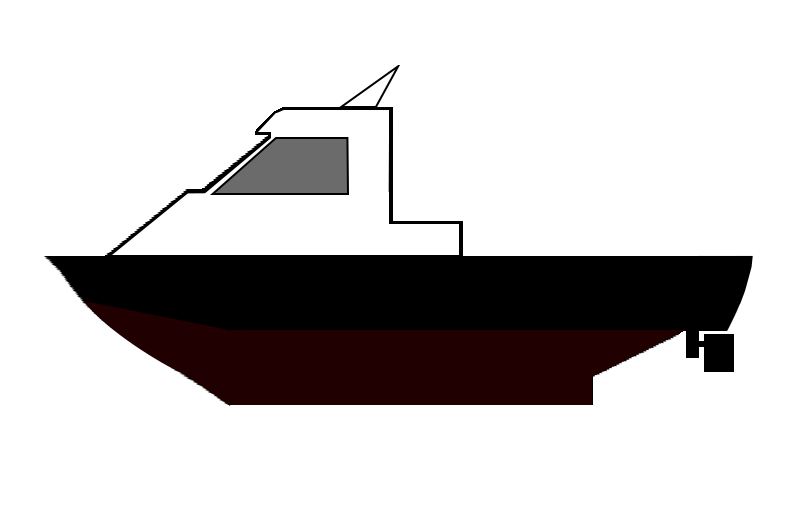
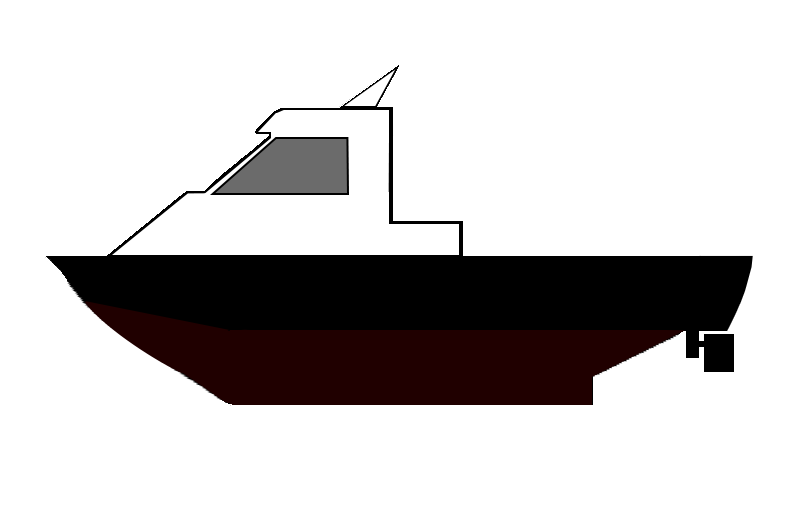
Before/after of a 800×512 layered artwork. What changed in the layer stack:
painted on "Rechteck 13", unmasked it over [338,65,400,108]
painted on "Rechteck 9", unmasked it over [219,399,232,406]
painted on "Rechteck 2" over [210,137,267,185]
painted on "Ebene 3" over [44,106,341,405]
